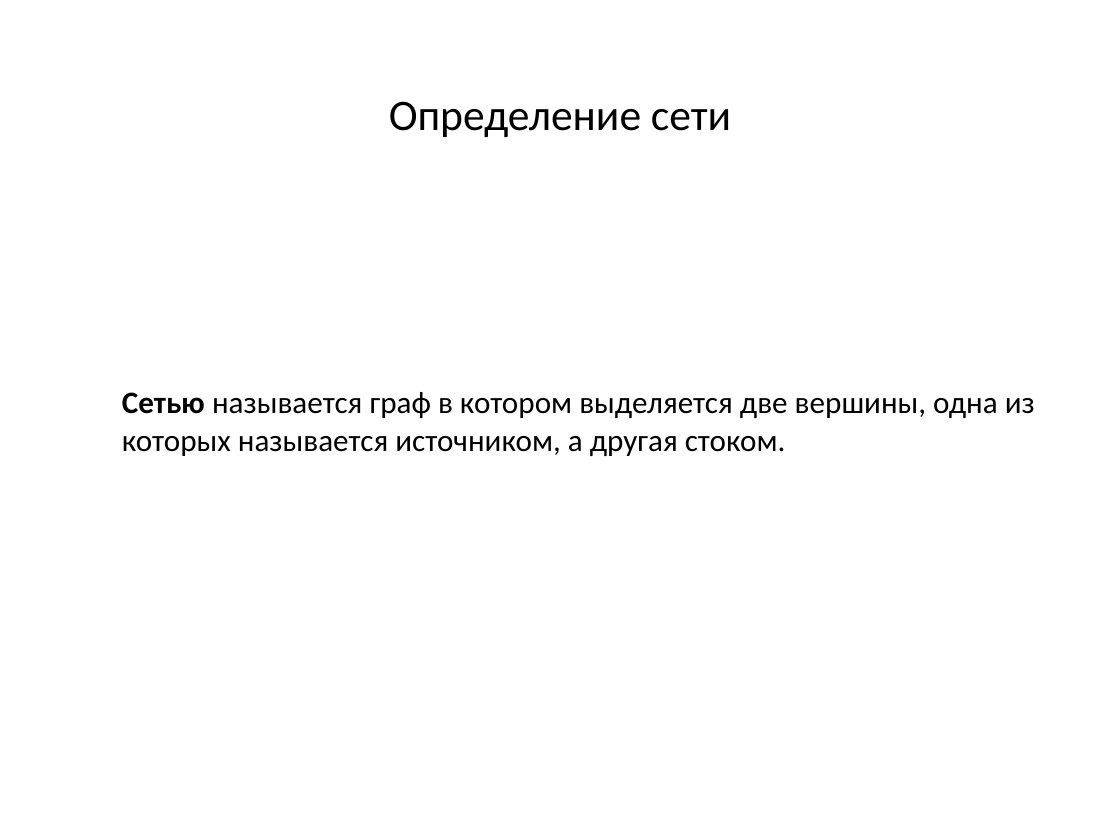
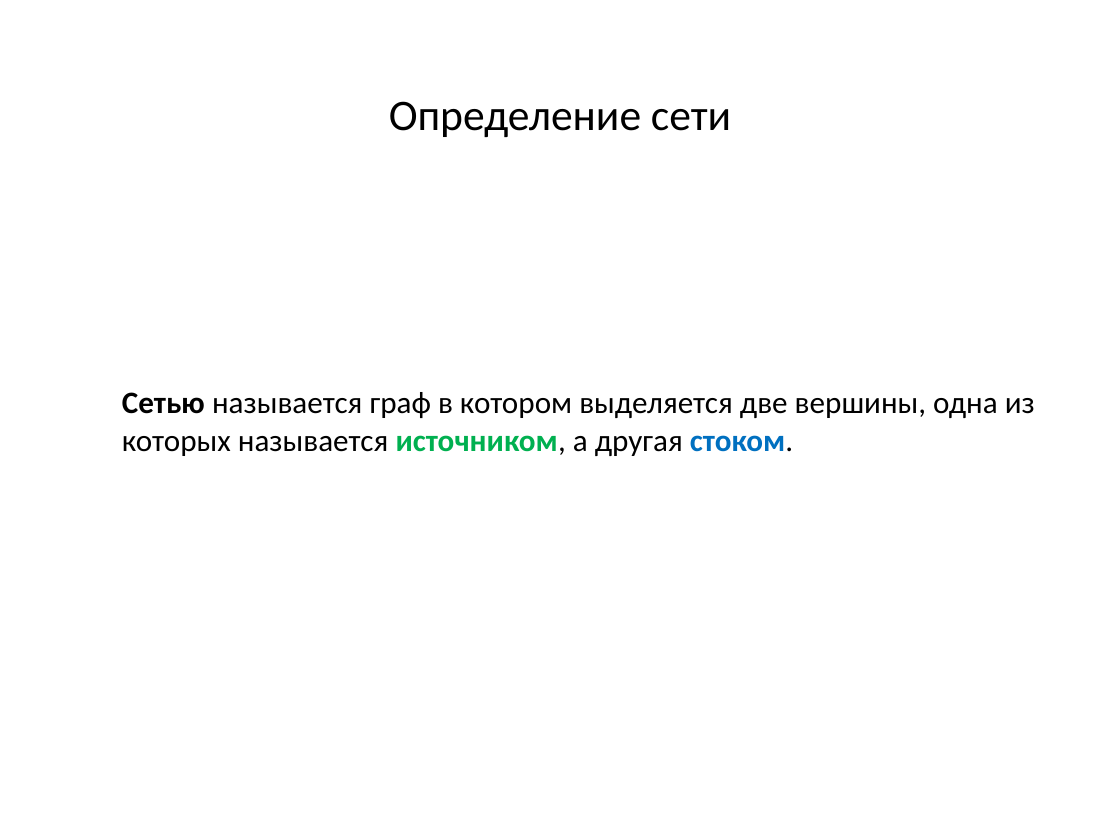
Before and after one commit to SteinbergOB/ANG, a slide deck: slide 38 of Презентации/Лекция 4.pptx. Drawn at 1120x840 pixels with LibreOffice and Linux fonts; fonts in the diff are those of the drawing. Boxes give left, top, right and bottom in pixels: in the first picture for what was removed or moved away, otherwise in the second. Text is boxed around its words. In the diff, an @@ line names an element or a change of style, - is before the commit and + after.

```diff
--- a/Презентации/Лекция 4.pptx
+++ b/Презентации/Лекция 4.pptx
@@ text "Сетью называется граф в котором ..." at <box>122,392,1035,456</box>: text colour #000000 to #00B050 in "источником,"; text colour #000000 to #0070C0 in "стоком."; bold on in "источником, стоком." @@
```
Also in this commit, not shown: 4 other slides changed, 14 slides added, 2 other files.
